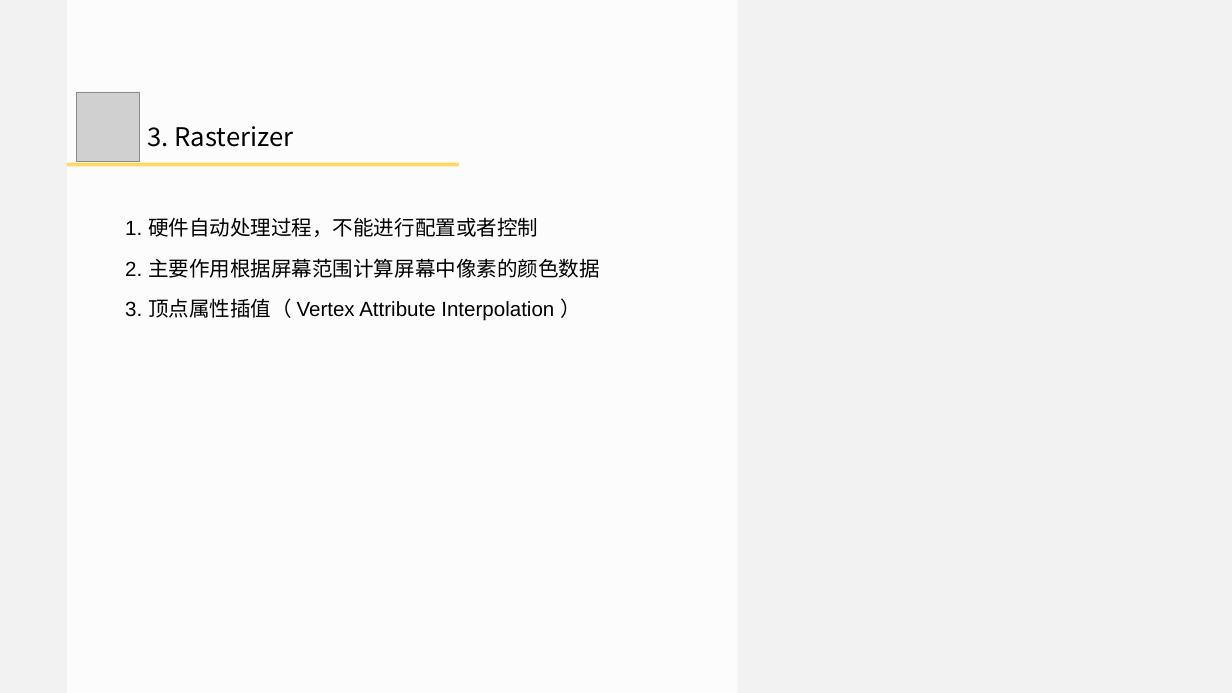
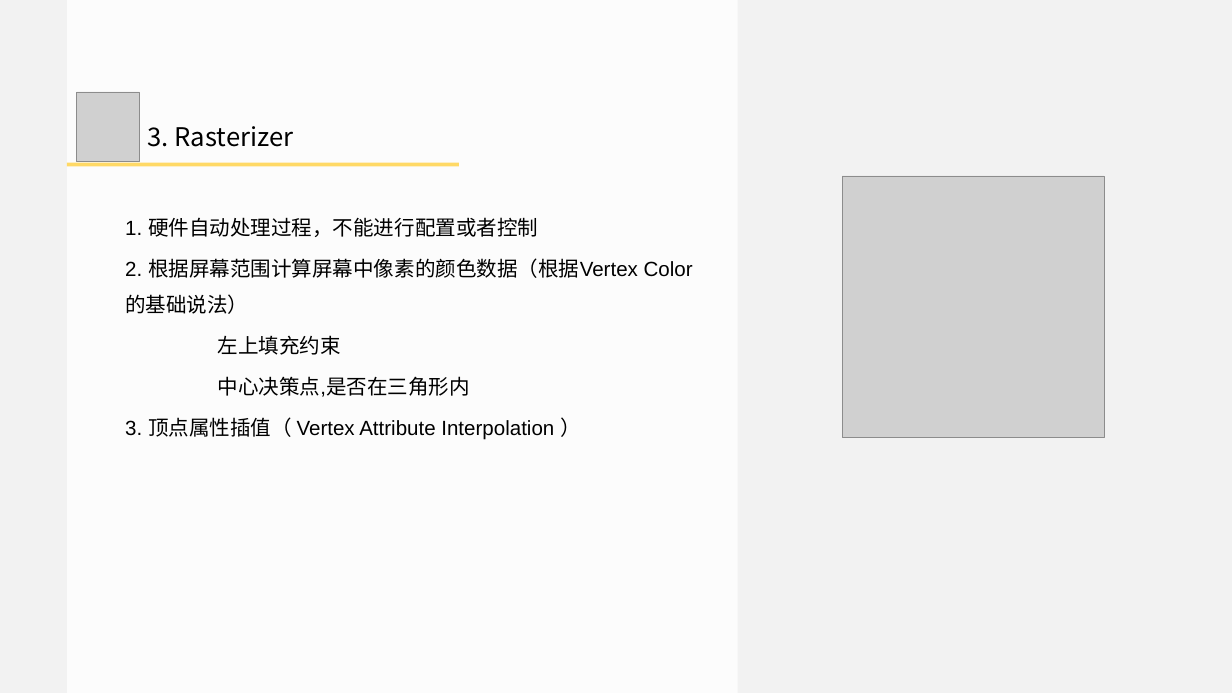
Before and after one commit to doomlover/KSGameEngineTutorials, a slide deck: slide 13 of PPTs/03.深入DX12绘制一.pptx (slide 11 before the commit). Drawn at 1232x693 pixels with LibreOffice and Linux fonts; fonts in the diff are those of the drawing; grey boxes stand for pictures. Boxes give left, top, right and bottom in pixels: in the first picture for what was removed or moved away, otherwise in the second. Text is boxed around its words. In the diff, an @@ line names an element or a change of style, - is before the commit and + after.

```diff
--- a/PPTs/03.深入DX12绘制一.pptx
+++ b/PPTs/03.深入DX12绘制一.pptx
@@ picture added at [842,176,1104,438] @@
@@ text at [125,258,638,397]: text changed @@
-2. 主要作用根据屏幕范围计算屏幕中像素的颜色数据
+2. 根据屏幕范围计算屏幕中像素的颜色数据（根据Vertex Color的基础说法）
+左上填充约束
+中心决策点,是否在三角形内
```
Also in this commit, not shown: 16 other slides changed, 5 slides added, 1 slide removed, 1 other file.
